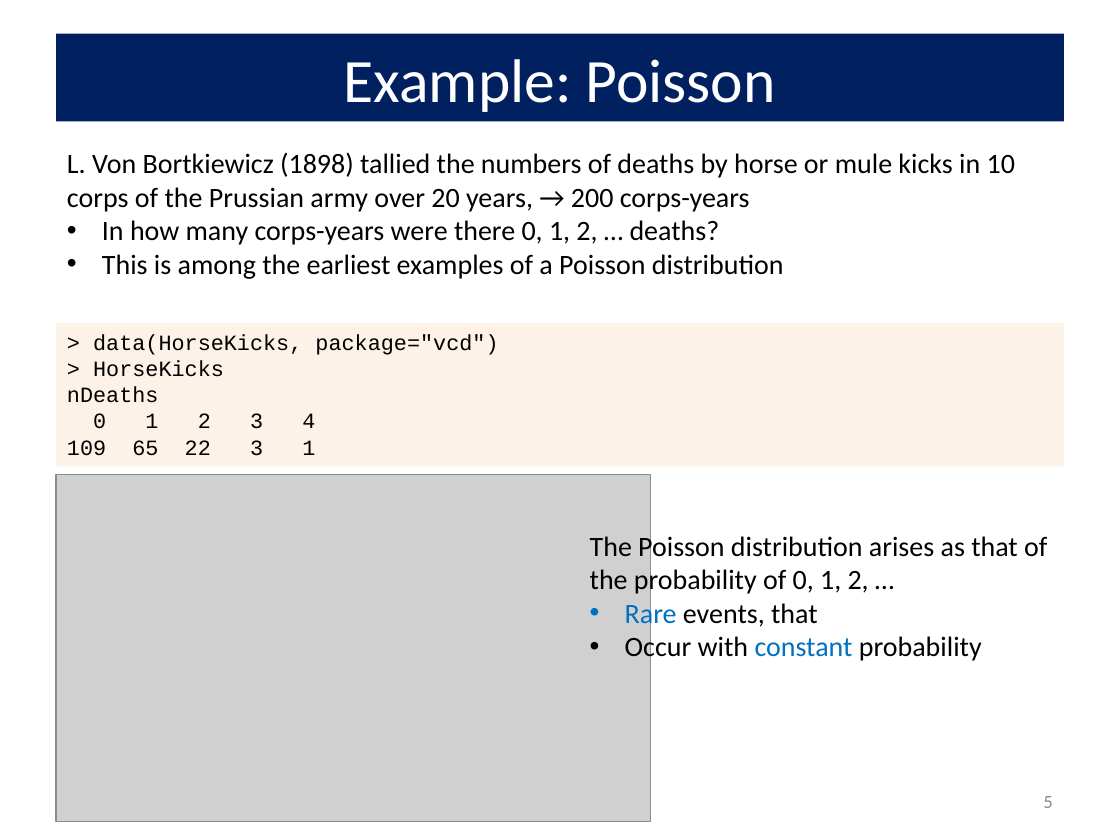
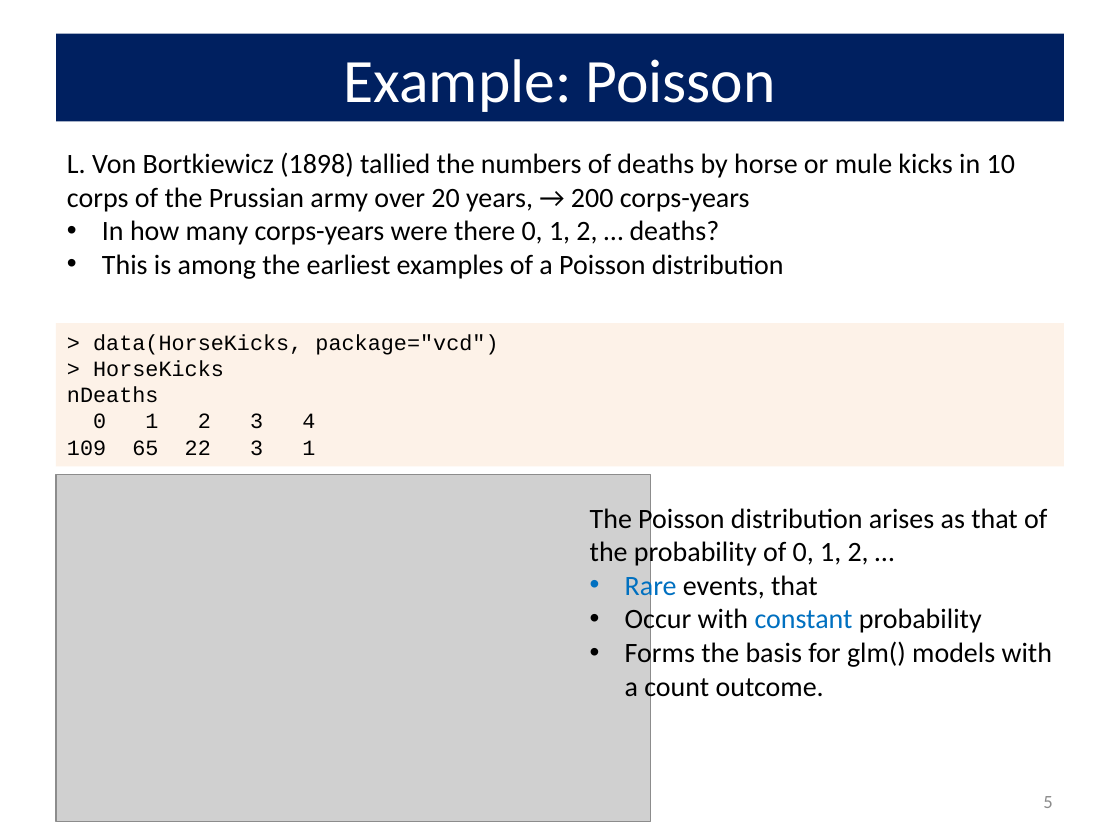
Before and after one commit to friendly/psy6136, a slide deck: slide 5 of docs/lectures/02-Discrete.pptx. Drawn at 1120x840 pixels with LibreOffice and Linux fonts; fonts in the diff are those of the drawing; grey boxes stand for pictures. Boxes give left, top, right and bottom in pixels: in the first picture for what was removed or moved away, otherwise in the second. Text is boxed around its words. In the diff, an @@ line names an element or a change of style, - is before the commit and + after.

```diff
--- a/docs/lectures/02-Discrete.pptx
+++ b/docs/lectures/02-Discrete.pptx
@@ text "The Poisson distribution arises as ...": place and size @@
-text "The Poisson distribution arises as ..." at [590,532,1047,663]
+text "The Poisson distribution arises as ..." at [590,505,1052,703]
@@ text at [625,639,1052,703]: paragraph added @@
+• Forms the basis for glm() models with a count outcome.
```
Also in this commit, not shown: 4 other slides changed, 1 slide added, 16 other files.
